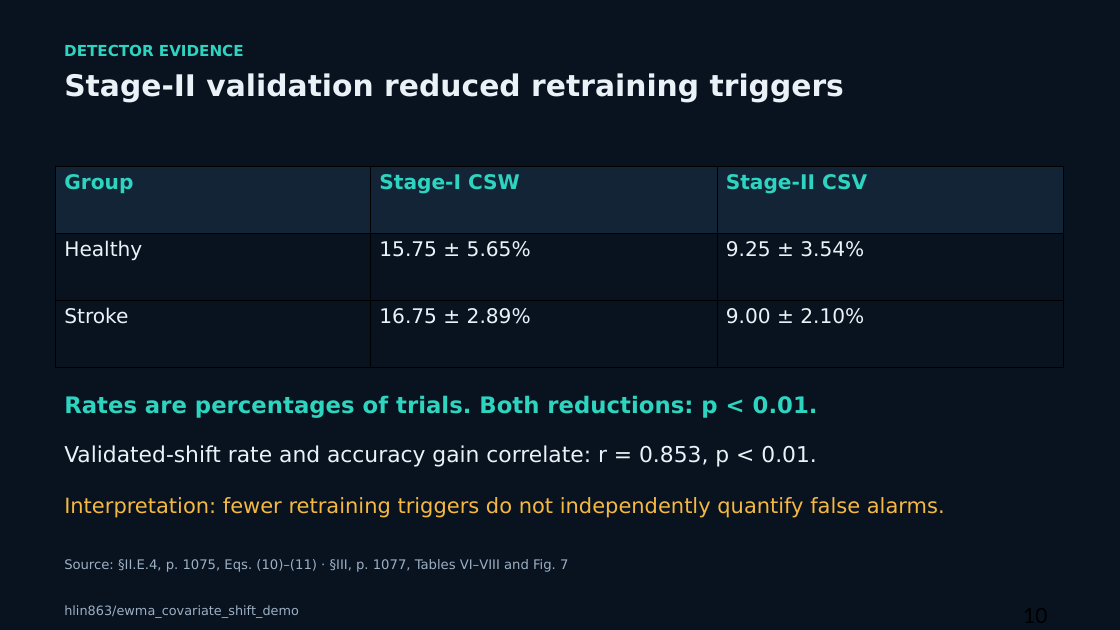
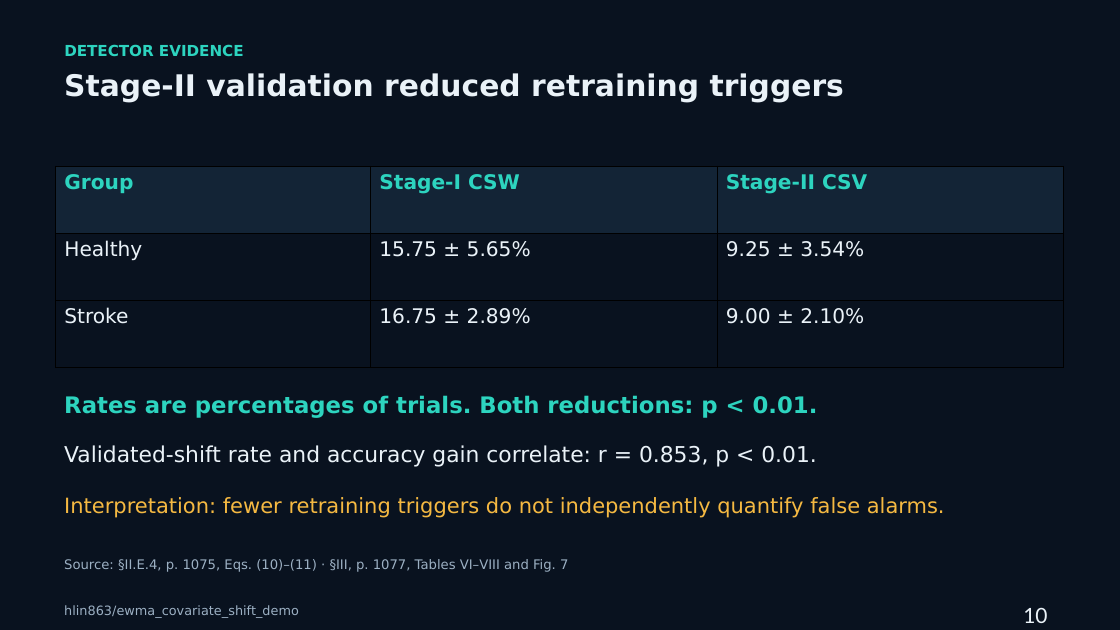
Before and after one commit to hlin863/ewma_covariate_shift_demo, a slide deck: slide 10 of presentations/EWMA_Covariate_Shift_Progress_Review_Haocheng_Lin.pptx. Drawn at 1120x630 pixels with LibreOffice and Linux fonts; fonts in the diff are those of the drawing. Boxes give left, top, right and bottom in pixels: in the first picture for what was removed or moved away, otherwise in the second. Text is boxed around its words. In the diff, an @@ line names an element or a change of style, - is before the commit and + after.

```diff
--- a/presentations/EWMA_Covariate_Shift_Progress_Review_Haocheng_Lin.pptx
+++ b/presentations/EWMA_Covariate_Shift_Progress_Review_Haocheng_Lin.pptx
@@ text "Source: §II.E.4, p. 1075, Eqs. ..." at bbox=[64, 559, 568, 572]: size 11.2 to 11.3 pt @@
@@ text "10" at bbox=[1023, 607, 1047, 623]: text colour #000000 to #EAF2F8 @@
```
Also in this commit, not shown: 30 other slides changed.
